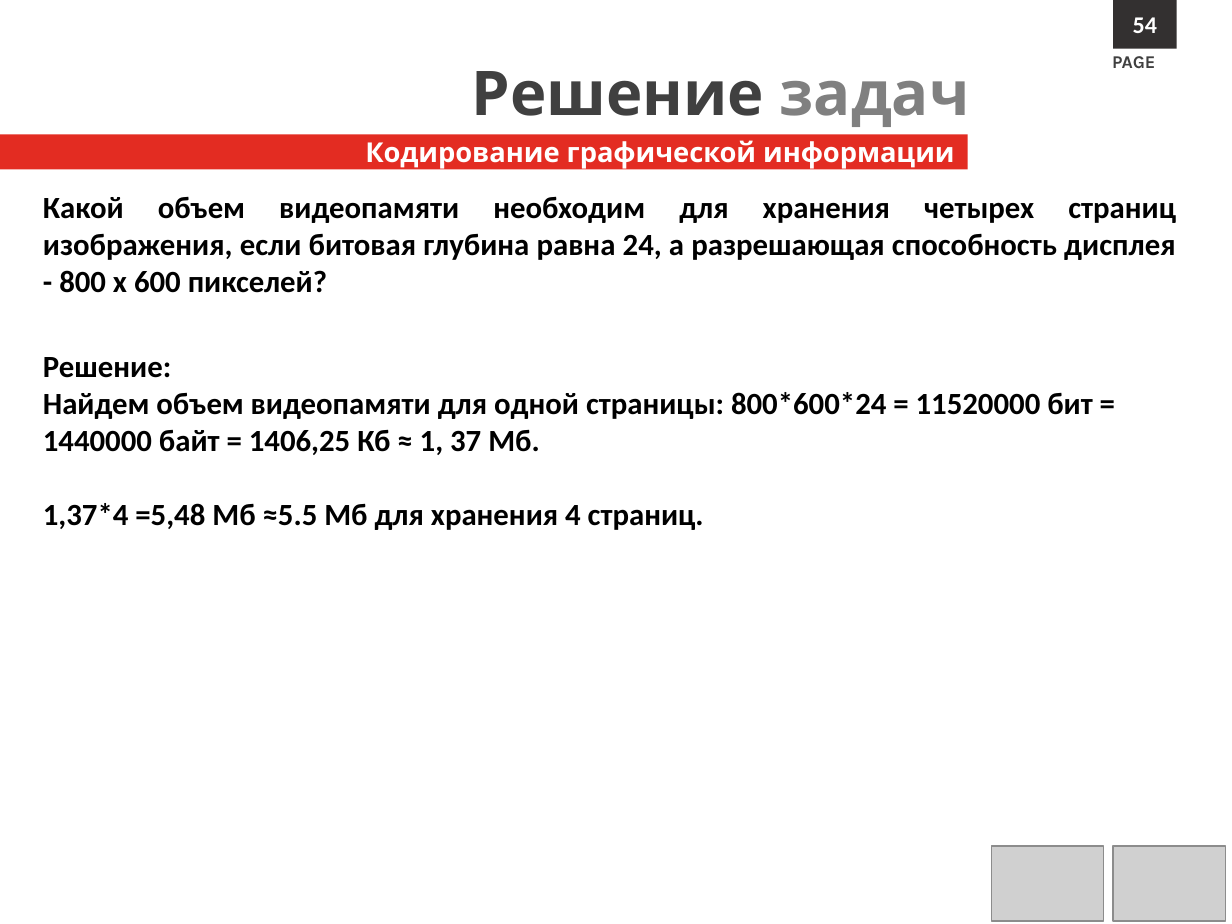
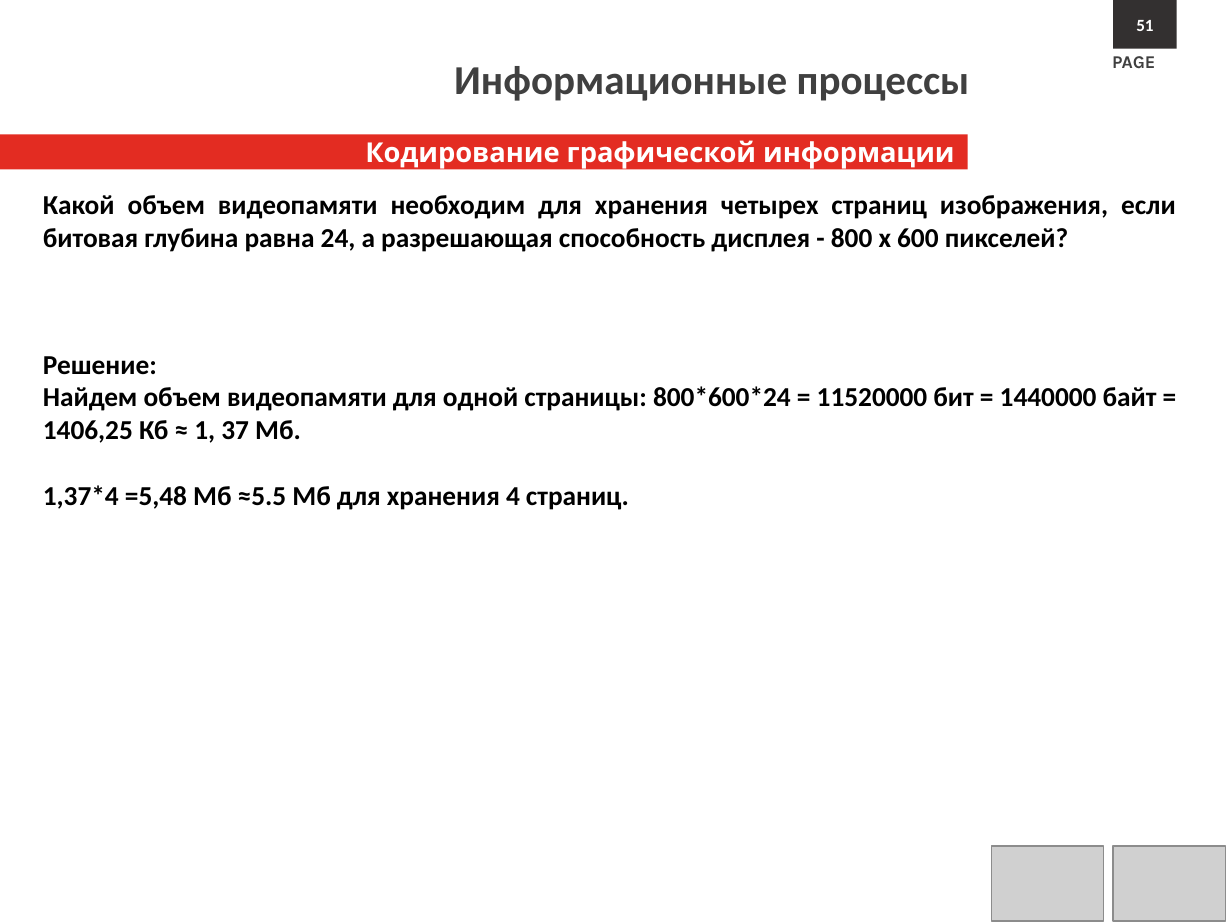
Before and after one commit to s1211001142/computer_science_course, a slide deck: slide 51 of Lectures/Л1.Информационные процессы.pptx (slide 55 before the commit). Drawn at 1232x924 pixels with LibreOffice and Linux fonts; fonts in the diff are those of the drawing; grey boxes stand for pictures; background and template pictures are left out. Boxes give left, top, right and bottom in pixels: in the first picture for what was removed or moved away, otherwise in the second. Text is boxed around its words. In the diff, an @@ line names an element or a change of style, - is before the commit and + after.

```diff
--- a/Lectures/Л1.Информационные процессы.pptx
+++ b/Lectures/Л1.Информационные процессы.pptx
@@ text in rectangle at (1136,20,1153,31): text changed; size 14 to 10 pt @@
-54
+51
@@ text at (454,66,970,101): text changed; size 36 to 24 pt; font Karla to Calibri @@
-Решение задач
+Информационные процессы
@@ text "Какой объем видеопамяти необходим для ..." at (43,195,1176,252): size 18 to 16 pt @@
@@ text "Решение:" at (43,356,1157,510): size 18 to 16 pt @@
```
Also in this commit, not shown: 47 other slides changed, 7 slides added, 13 slides removed, 10 other files.
